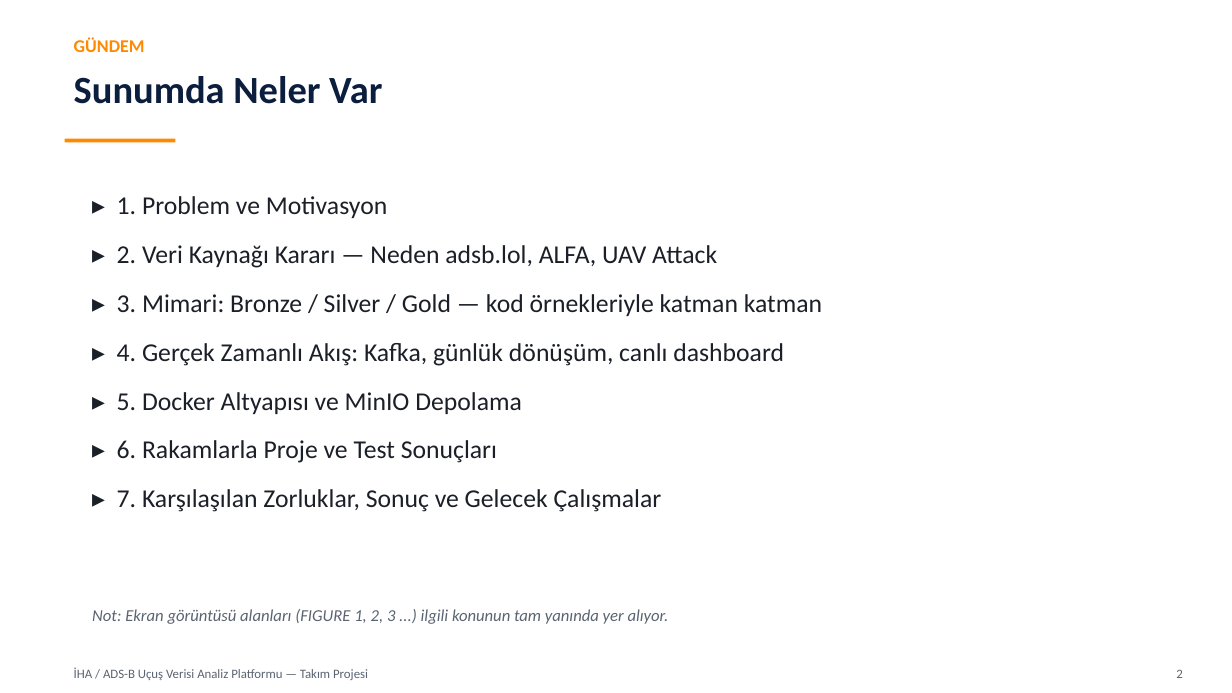
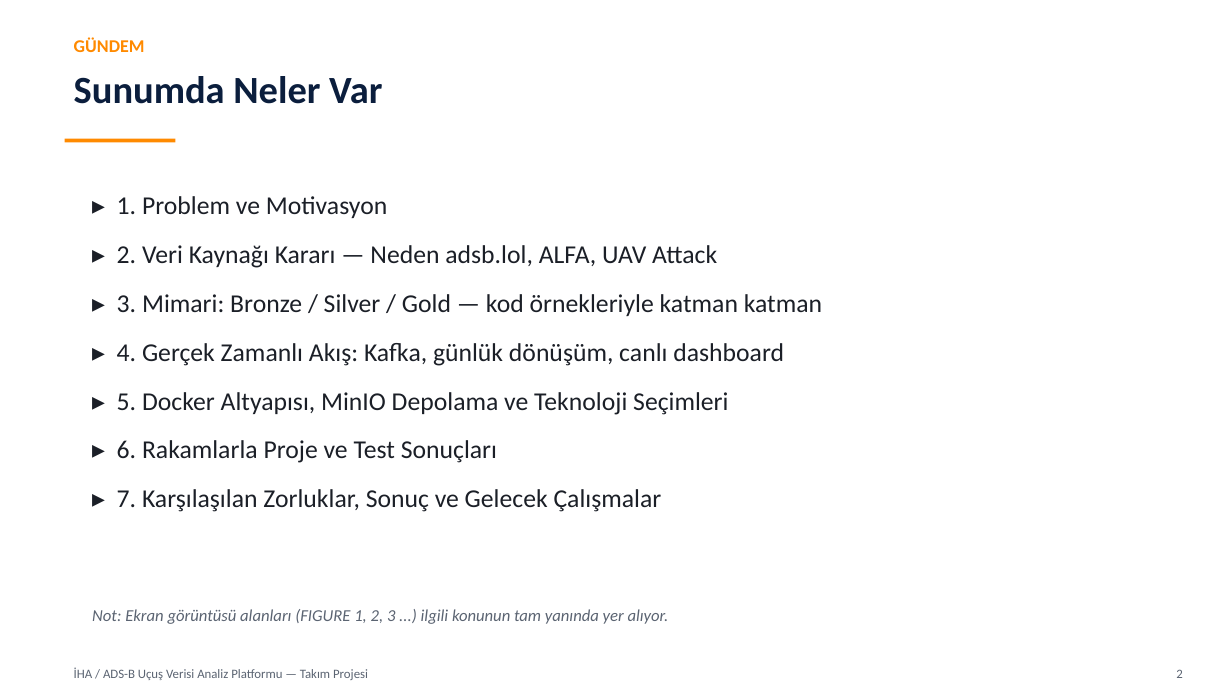
Before and after one commit to ColdVI/AnomalyDetection, a slide deck: slide 2 of docs/takim_projesi_sunumu.pptx. Drawn at 1232x693 pixels with LibreOffice and Linux fonts; fonts in the diff are those of the drawing. Boxes give left, top, right and bottom in pixels: in the first picture for what was removed or moved away, otherwise in the second. Text is boxed around its words. In the diff, an @@ line names an element or a change of style, - is before the commit and + after.

```diff
--- a/docs/takim_projesi_sunumu.pptx
+++ b/docs/takim_projesi_sunumu.pptx
@@ text at (x1=117, y1=392, x2=728, y2=415): text changed @@
-▸ 5. Docker Altyapısı ve MinIO Depolama
+▸ 5. Docker Altyapısı, MinIO Depolama ve Teknoloji Seçimleri
```
Also in this commit, not shown: 19 other slides changed, 3 slides added, 3 other files.
